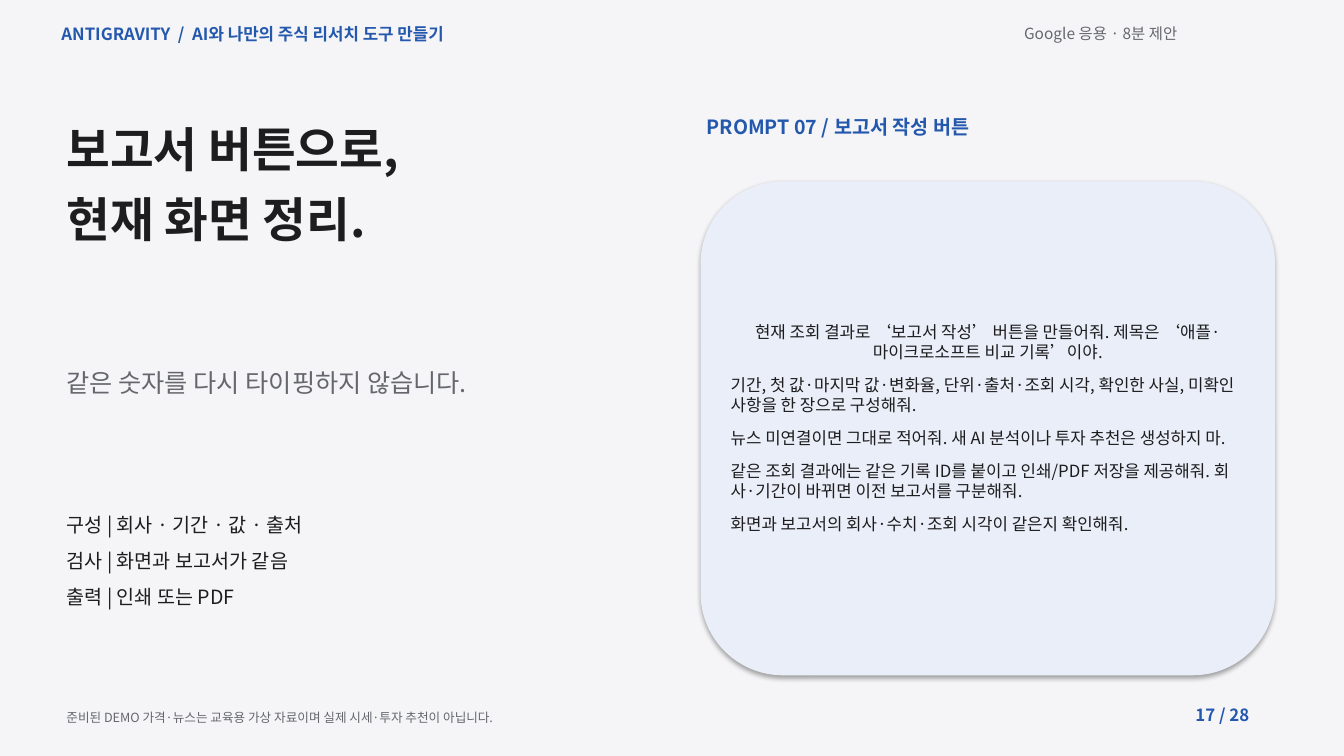
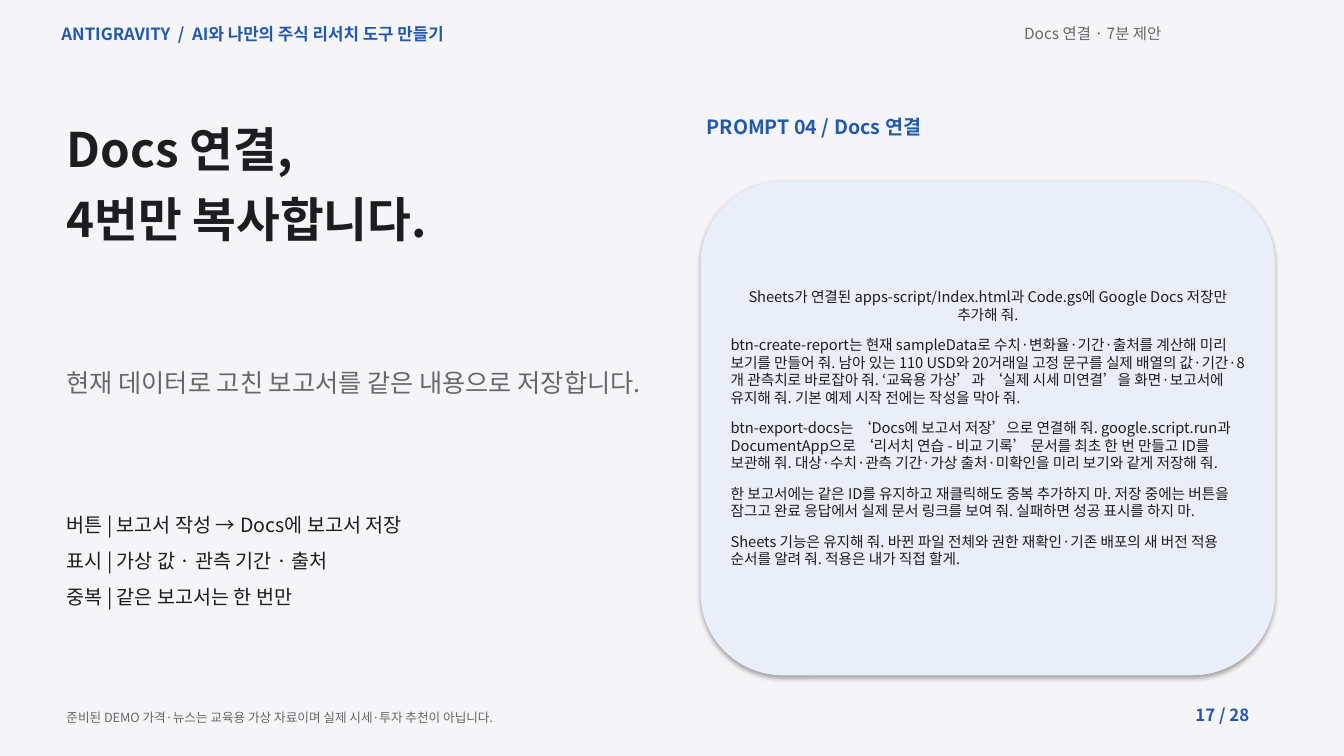
Before and after one commit to elect94/reportsol, a slide deck: slide 17 of materials/lecture.pptx. Drawn at 1344x756 pixels with LibreOffice and Linux fonts; fonts in the diff are those of the drawing. Boxes give left, top, right and bottom in pixels: in the first picture for what was removed or moved away, otherwise in the second. Text is boxed around its words. In the diff, an @@ line names an element or a change of style, - is before the commit and + after.

```diff
--- a/materials/lecture.pptx
+++ b/materials/lecture.pptx
@@ text at [1024, 26, 1161, 40]: text changed @@
-Google 응용 · 8분 제안
+Docs 연결 · 7분 제안
@@ text at [707, 117, 921, 136]: text changed @@
-PROMPT 07 / 보고서 작성 버튼
+PROMPT 04 / Docs 연결
@@ text at [66, 127, 427, 242]: text changed @@
-보고서 버튼으로,
-현재 화면 정리.
+Docs 연결,
+4번만 복사합니다.
@@ text in rounded rectangle at [731, 290, 1245, 565]: text changed; size 12 to 10.5 pt @@
-현재 조회 결과로 ‘보고서 작성’ 버튼을 만들어줘. 제목은 ‘애플·마이크로소프트 비교 기록’이야.
-기간, 첫 값·마지막 값·변화율, 단위·출처·조회 시각, 확인한 사실, 미확인 사항을 한 장으로 구성해줘.
-뉴스 미연결이면 그대로 적어줘. 새 AI 분석이나 투자 추천은 생성하지 마.
-같은 조회 결과에는 같은 기록 ID를 붙이고 인쇄/PDF 저장을 제공해줘. 회사·기간이 바뀌면 이전 보고서를 구분해줘.
-화면과 보고서의 회사·수치·조회 시각이 같은지 확인해줘.
+Sheets가 연결된 apps-script/Index.html과 Code.gs에 Google Docs 저장만 추가해 줘.
+btn-create-report는 현재 sampleData로 수치·변화율·기간·출처를 계산해 미리 보기를 만들어 줘. 남아 있는 110 USD와 20거래일 고정 문구를 실제 배열의 값·기간·8개 관측치로 바로잡아 줘. ‘교육용 가상’과 ‘실제 시세 미연결’을 화면·보고서에 유지해 줘. 기본 예제 시작 전에는 작성을 막아 줘.
+btn-export-docs는 ‘Docs에 보고서 저장’으로 연결해 줘. google.script.run과 DocumentApp으로 ‘리서치 연습 - 비교 기록’ 문서를 최초 한 번 만들고 ID를 보관해 줘. 대상·수치·관측 기간·가상 출처·미확인을 미리 보기와 같게 저장해 줘.
+한 보고서에는 같은 ID를 유지하고 재클릭해도 중복 추가하지 마. 저장 중에는 버튼을 잠그고 완료 응답에서 실제 문서 링크를 보여 줘. 실패하면 성공 표시를 하지 마.
+Sheets 기능은 유지해 줘. 바뀐 파일 전체와 권한 재확인·기존 배포의 새 버전 적용 순서를 알려 줘. 적용은 내가 직접 할게.
@@ text at [66, 371, 641, 394]: text changed @@
-같은 숫자를 다시 타이핑하지 않습니다.
+현재 데이터로 고친 보고서를 같은 내용으로 저장합니다.
@@ text at [66, 515, 402, 606]: text changed @@
-구성 | 회사 · 기간 · 값 · 출처
-검사 | 화면과 보고서가 같음
-출력 | 인쇄 또는 PDF
+버튼 | 보고서 작성 → Docs에 보고서 저장
+표시 | 가상 값 · 관측 기간 · 출처
+중복 | 같은 보고서는 한 번만
```
Also in this commit, not shown: 21 other slides changed, 1 slide added, 1 slide removed, 24 other files.
